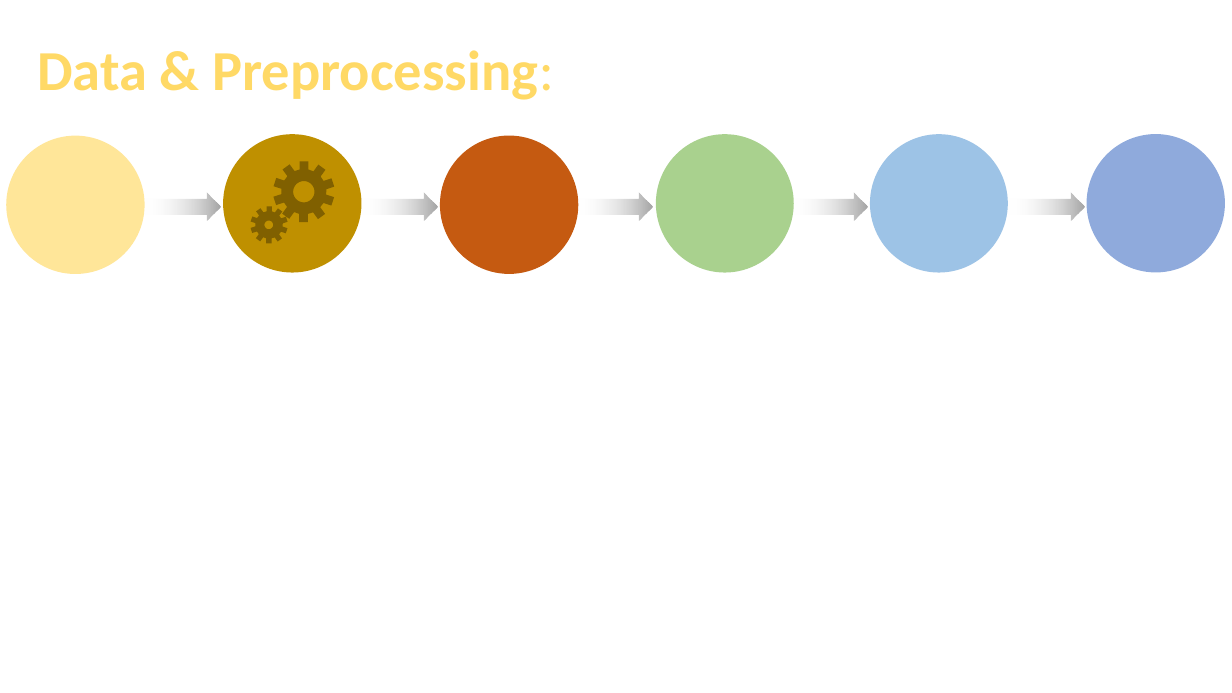
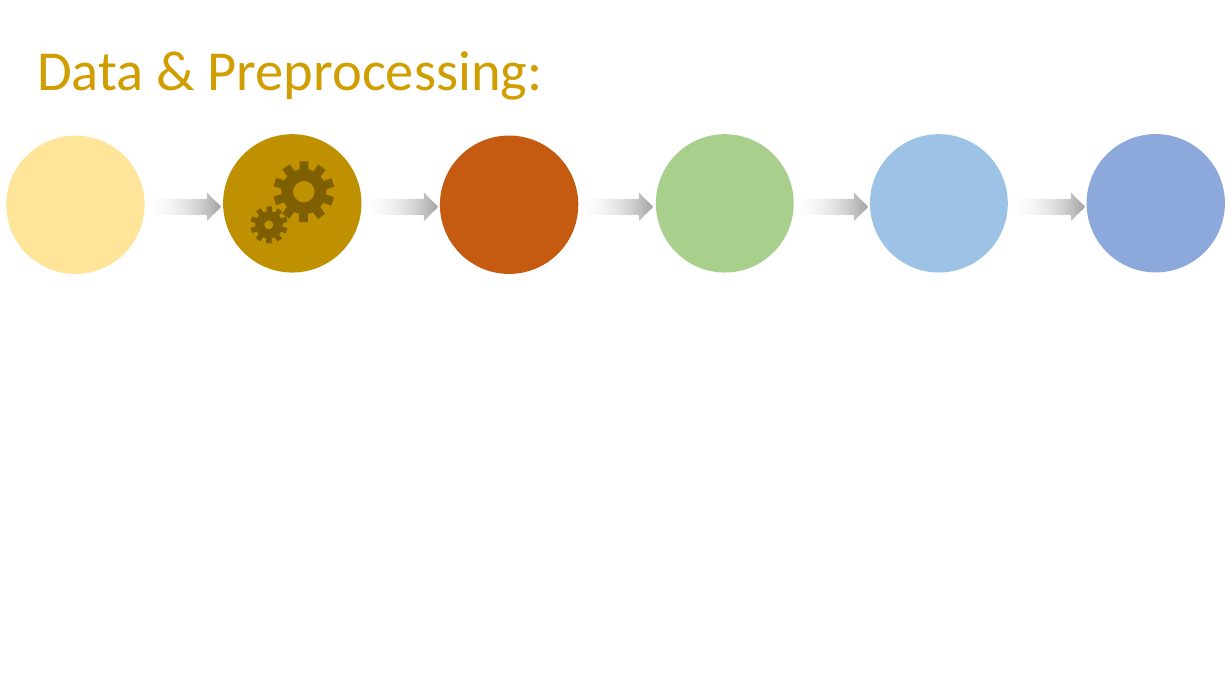
Before and after one commit to JaxWil24/Hearing_Aid_Accessibility, a slide deck: slide 4 of FP_Powerpoint.pptx. Drawn at 1232x693 pixels with LibreOffice and Linux fonts; fonts in the diff are those of the drawing. Boxes give left, top, right and bottom in pixels: in the first picture for what was removed or moved away, otherwise in the second. Text is boxed around its words. In the diff, an @@ line names an element or a change of style, - is before the commit and + after.

```diff
--- a/FP_Powerpoint.pptx
+++ b/FP_Powerpoint.pptx
@@ text "Data & Preprocessing:" at <box>37,51,543,100</box>: text colour #FFD966 to #D09E00, letter outline #A6A6A6 0.75 pt to none, bold off @@
```
Also in this commit, not shown: 9 other slides changed, 2 slides added, 2 slides removed.
